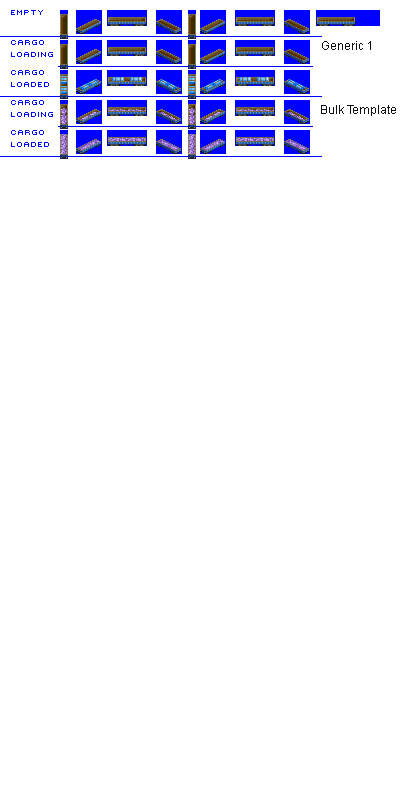
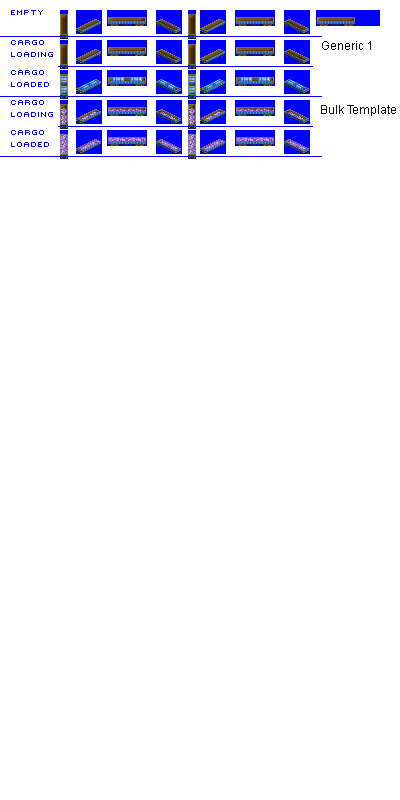
Layers edited between the first and the second 400px x 800px image:
painted on "Layer 4" over [239,77,272,81]
